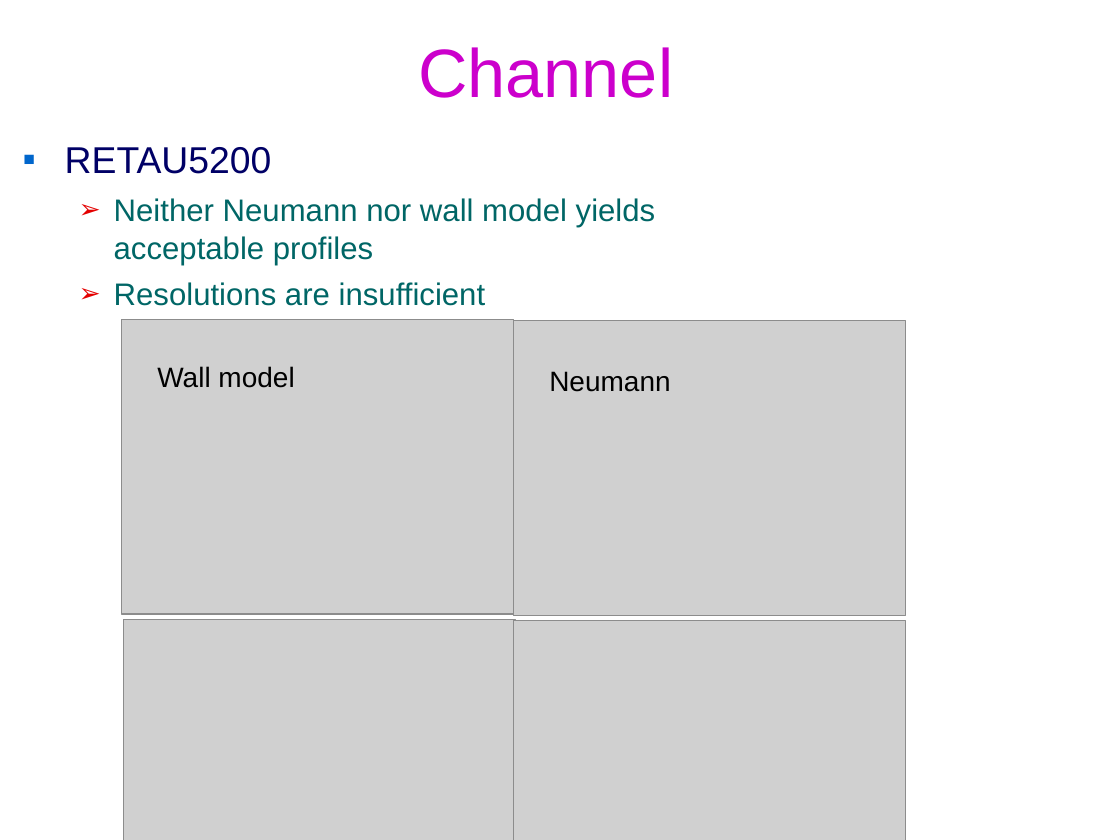
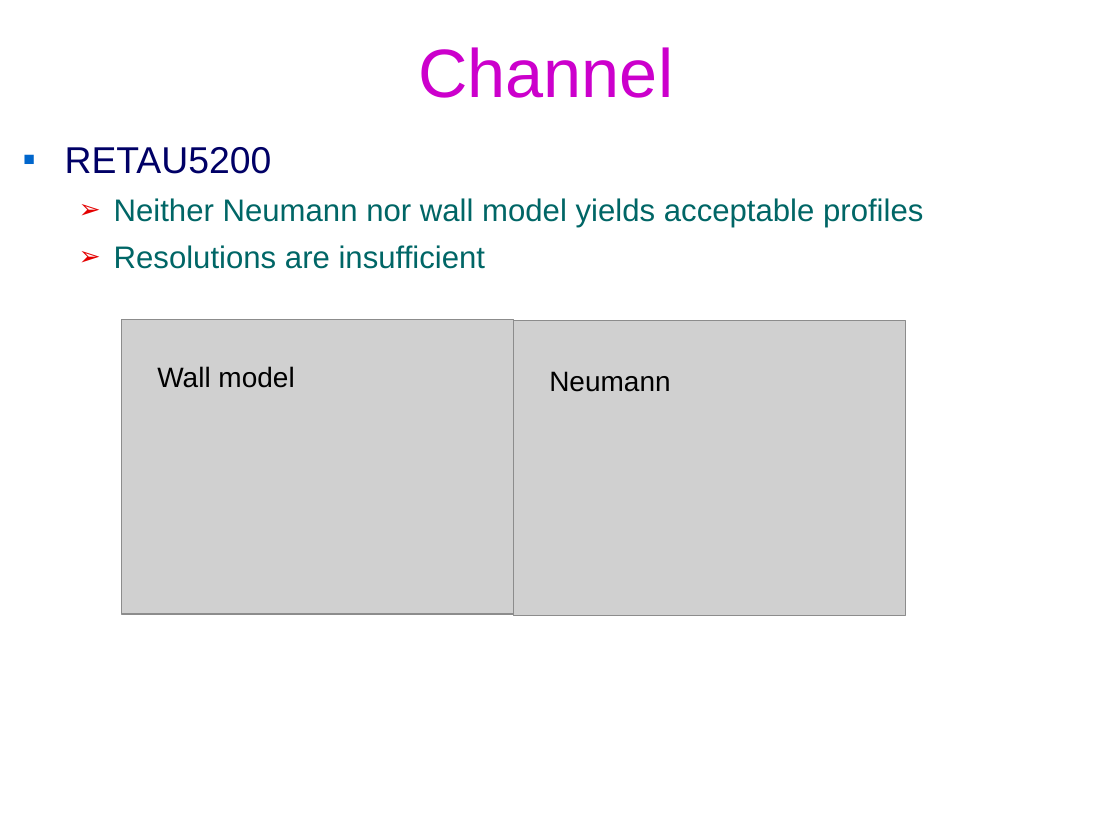
Before and after one commit to federicoVerolini/CaLES, a slide deck: slide 6 of docs/vv.pptx. Drawn at 1120x840 pixels with LibreOffice and Linux fonts; fonts in the diff are those of the drawing; grey boxes stand for pictures; background and template pictures are left out. Boxes give left, top, right and bottom in pixels: in the first picture for what was removed or moved away, otherwise in the second. Text is boxed around its words. In the diff, an @@ line names an element or a change of style, - is before the commit and + after.

```diff
--- a/docs/vv.pptx
+++ b/docs/vv.pptx
@@ text "RETAU5200" rewrapped from [65, 147, 656, 306] to [65, 147, 923, 269] @@
@@ picture removed at [123, 619, 515, 840] @@
@@ picture removed at [513, 620, 905, 840] @@
```
Also in this commit, not shown: 1 other slide changed, 1 slide added, 4 other files.
